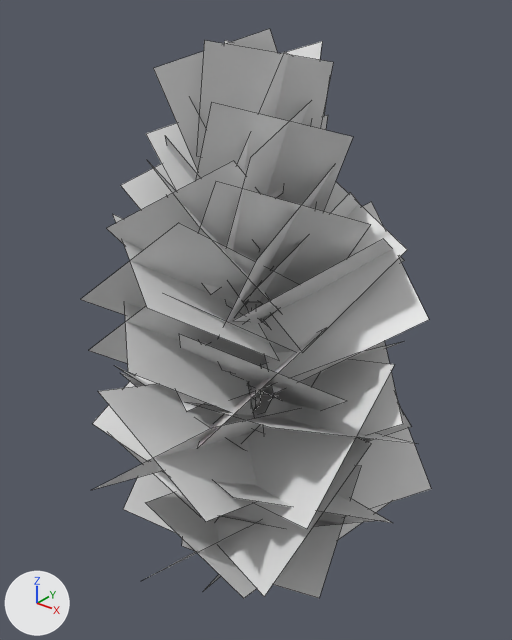
The Blender file models/mapobjects/etl_temperate_trees/source/hightree2.blend: old version first, new version second.
Camera for both pictures: a camera (50 mm lens) standing at (51.3, -64.0, 82.4) and looking at (-1.3, 1.8, 41.6). Lighting does not change. The marker at lower left points along +X, +Y and +Z. Mesh edges are drawn as thin lines.
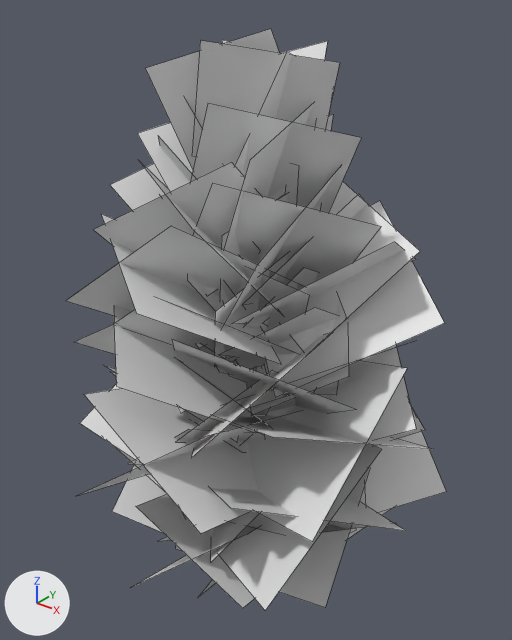
What changed in the scene script:
```text
Add mat_leaves_temperate3_tga_001:
    mat_leaves_temperate3_tga_001 = principled_material('leaves_temperate3.tga.001')
    mat_leaves_temperate3_tga_001.base_color = (0.8, 0.8, 0.8)  # white #e7e7e7
Add mat_trunk_temperate2_tga:
    mat_trunk_temperate2_tga = principled_material('trunk_temperate2.tga')
    mat_trunk_temperate2_tga.base_color = (0.8, 0.8, 0.8)  # white #e7e7e7
Change me_cylinder:
    used by ob_cylinder; location = (0.0, 0.0, 0.0)
    verts and faces of me_cylinder; kept vertices keep their numbers, new ones are numbered from 683
    before: 567 (-0.7, -15.2, 51.4) at pixel (162, 292), 568 (7.8, -1.7, 41.3), 569 (-15.3, -15.0, 39.4) at pixel (88, 350), 570 (-8.8, -1.6, 30.0)
    remove me_cylinder.from_pydata(...)  # 683 vertices, 193 faces; spans x -23.8..23.1, y -23.0..23.9, z -1.0..77.4
    add me_cylinder.from_pydata(...)  # 656 vertices, 165 faces; spans x -23.8..23.1, y -23.0..23.9, z 1.1..77.4
    me_cylinder part 1: the loose piece of 4 vertices spanning x -14.9..5.7, y -20.7..4.9, z 33.2..48.3 is rebuilt with 6 vertices and now spans x -14.9..5.7, y -20.7..4.9, z 32.2..46.9
    me_cylinder part 2: the loose piece of 31 vertices spanning x -1.6..1.6, y -1.7..1.7, z -1.0..61.4 is deleted
    me_cylinder part 3
    add delete_vertices([569, 570])  # with the faces that use them
    add verts[683] = (-15.3, -15.0, 40.7)  # pixel (73, 341)
    add verts[684] = (-8.8, -1.6, 31.3)
    add verts[685] = (-7.6, -15.1, 45.8)  # pixel (113, 324)
    add verts[686] = (0.0, -1.7, 36.0)
    add faces += [(683, 685, 686, 684), (567, 568, 686, 685)]
Add me_cylinder_002:
    me_cylinder_002.from_pydata(...)  # 608 vertices, 153 faces; spans x -20.3..20.1, y -20.1..20.9, z 1.1..77.4
    me_cylinder_002.materials.append(mat_leaves_temperate3_tga_001)  # its picture is missing
Add me_cylinder_001:
    me_cylinder_001.from_pydata(...)  # 31 vertices, 30 faces; spans x -1.6..1.6, y -1.7..1.7, z -1.0..61.4
    me_cylinder_001.polygons.foreach_set('use_smooth', [True] * 30)
    me_cylinder_001.materials.append(mat_trunk_temperate2_tga)  # its picture is missing
Change ob_cylinder:
    ob_cylinder.scale: (1.0, 1.0, 1.0) -> (1.08, 1.08, 1.0)
Add ob_cylinder_002:
    ob_cylinder_002 = bpy.data.objects.new('Cylinder.002', me_cylinder_002)
    ob_cylinder_002.location = (0.0, 0.0, 1.1)
    ob_cylinder_002.rotation_euler = (0.0, 0.0, -0.349)  # degrees (0, 0, -20)
    ob_cylinder_002.scale = (0.842, 0.842, 0.842)
Add ob_cylinder_001:
    ob_cylinder_001 = bpy.data.objects.new('Cylinder.001', me_cylinder_001)
    ob_cylinder_001.location = (0.0, 0.0, 0.0)
    ob_cylinder_001.scale = (1.26, 1.26, 1.0)
```

What differs and where, as boxes (x1, y1, x2, y2) in the pictures (512 x 640 px):
'Cylinder', reshaped, rescaled (8% wider)
    before: (80, 29, 431, 598)
    after: (66, 29, 446, 610)
'Cylinder.002', added
    after: (128, 165, 366, 562)
part 1 of me_cylinder, rebuilt
    before: (124, 303, 254, 415)
    after: (114, 306, 255, 432)
part 2 of me_cylinder, deleted
    before: (249, 308, 264, 410)
part 3 of me_cylinder, built on
    before: (88, 296, 293, 366)
    after: (74, 300, 296, 369)
